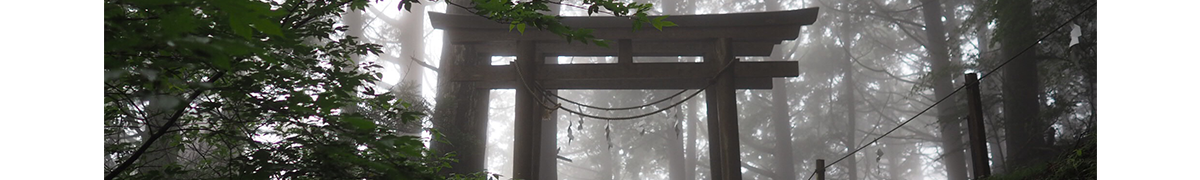
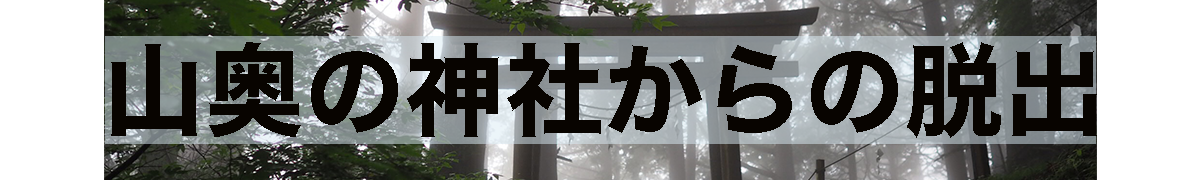
Layers edited between the first and the second w=1200, h=180 image:
added layer "山奥の神社からの脱出" above "長方形 1" over [111, 42, 1097, 138]
added layer "長方形 1" (51%) above "img_1999" over [105, 36, 1096, 144]
